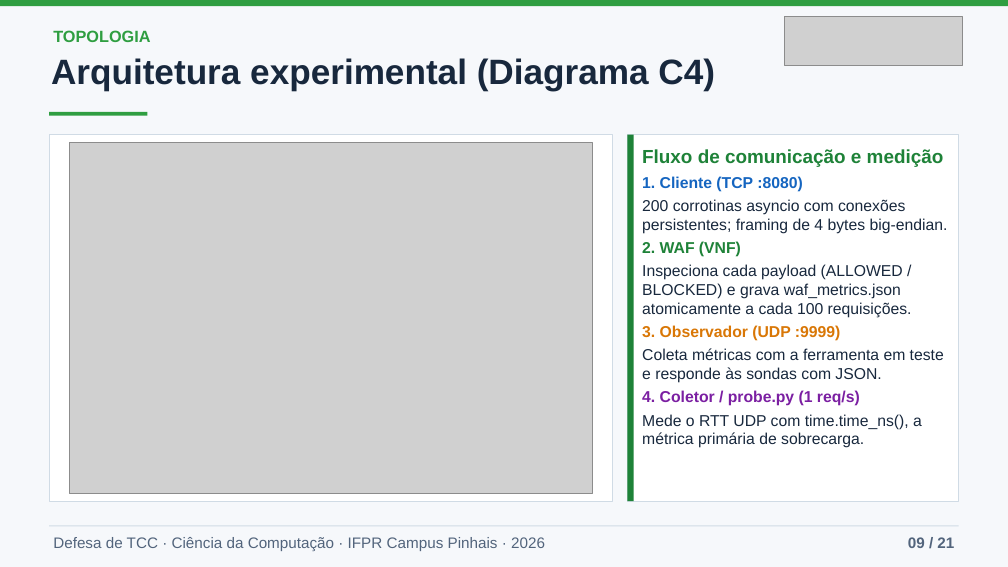
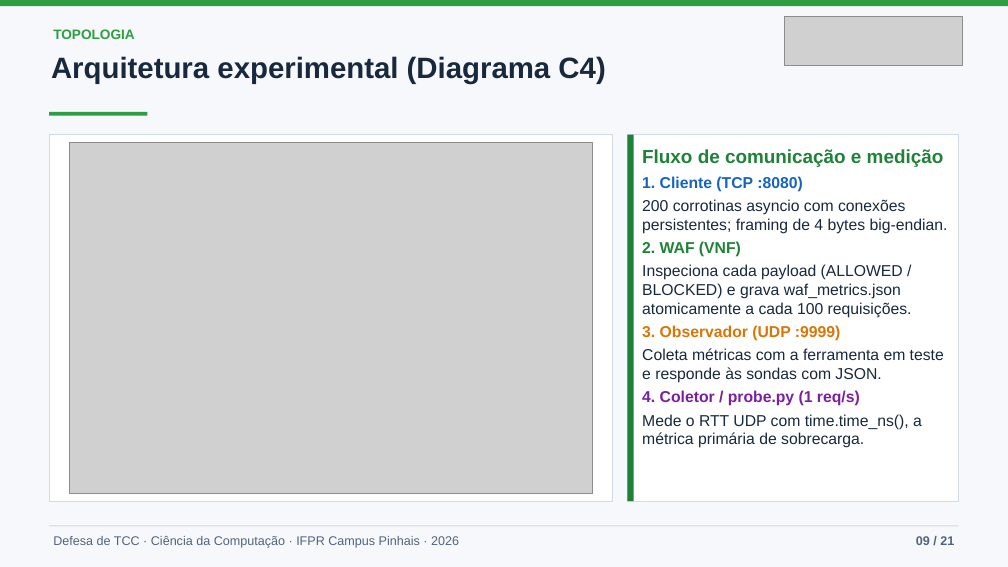
Before and after one commit to joaopedroplinta/vnf-monitoring-benchmark, a slide deck: slide 9 of docs/apresentacao/apresentacao_tcc.pptx. Drawn at 1008x567 pixels with LibreOffice and Linux fonts; fonts in the diff are those of the drawing; grey boxes stand for pictures. Boxes give left, top, right and bottom in pixels: in the first picture for what was removed or moved away, otherwise in the second. Text is boxed around its words. In the diff, an @@ line names an element or a change of style, - is before the commit and + after.

```diff
--- a/docs/apresentacao/apresentacao_tcc.pptx
+++ b/docs/apresentacao/apresentacao_tcc.pptx
@@ text "TOPOLOGIA" at box(53, 29, 134, 39): size 15.5 to 13 pt @@
@@ text "Arquitetura experimental (Diagrama C4)" at box(51, 56, 605, 84): size 33.5 to 28 pt @@
@@ text "Defesa de TCC · Ciência ..." at box(53, 536, 459, 548): size 14.5 to 12 pt @@
@@ text "09 / 21" at box(916, 536, 954, 545): size 14.5 to 12 pt @@
```
Also in this commit, not shown: 15 other slides changed, 1 other file.
